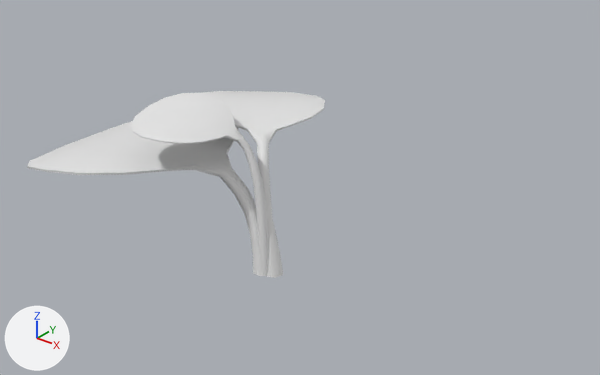
The FBX model Assets/Models/foliage/plants.fbx: old version first, new version second.
The view is the same before and after, from a 50 mm camera at (5.94, -6.61, 4.92) aimed at (-0.01, 0.83, 0.31). Every picture has the same lights, and +X, +Y and +Z are marked at lower left.
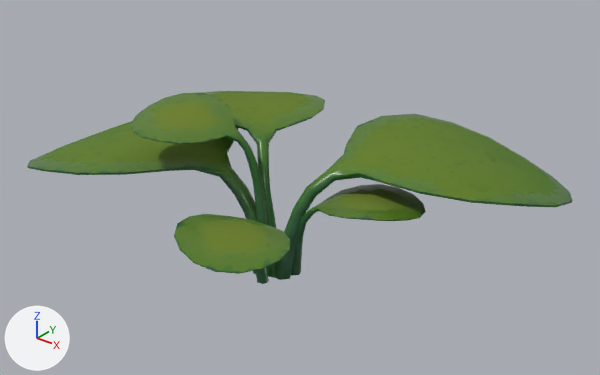
Pixel boxes (x1, y1, x2, y2) of what changed, in the pictures (600 x 375 px):
'Cube.002', surface changed, reshaped (white to green, 83% wider): before (27, 91, 325, 278); after (27, 91, 573, 284)
part 1 of me_cube_002, added (green): after (275, 114, 573, 280)
part 2 of me_cube_002, added (green): after (174, 214, 290, 284)
part 3 of me_cube_002, added (green): after (291, 184, 426, 276)

Edits to the bpy script that builds the scene:
```text
Add img_plants1_material_normal_png:
    img_plants1_material_normal_png = load_image('plants1_Material_Normal.png', 'planttextures/plants1_Material_Normal.png', 2048, 2048, 'Non-Color')
Add img_plants1_material_metallic_png:
    img_plants1_material_metallic_png = load_image('plants1_Material_Metallic.png', 'planttextures/plants1_Material_Metallic.png', 2048, 2048, 'Non-Color')
Add img_plants1_material_roughness_png:
    img_plants1_material_roughness_png = load_image('plants1_Material_Roughness.png', 'planttextures/plants1_Material_Roughness.png', 2048, 2048, 'Non-Color')
Add img_plants1_material_basecolor_png:
    img_plants1_material_basecolor_png = load_image('plants1_Material_BaseColor.png', 'planttextures/plants1_Material_BaseColor.png', 2048, 2048, 'sRGB')
Change mat_material:
    remove # nodes: BsdfPrincipled, OutputMaterial
    nodes: BsdfPrincipled, NormalMap, OutputMaterial, TexImage x4
    uses the picture img_plants1_material_basecolor_png
    uses the picture img_plants1_material_metallic_png
    uses the picture img_plants1_material_normal_png
    uses the picture img_plants1_material_roughness_png
Change me_cube_002:
    used by ob_cube_002; location = (0.0, 0.0, 0.0)
    remove me_cube_002.from_pydata(...)  # 378 vertices, 366 faces; spans x -3.48..0.35, y -1.41..2.04, z -0.48..1.5
    add me_cube_002.from_pydata(...)  # 732 vertices, 708 faces; spans x -3.48..3.03, y -1.67..3.23, z -0.48..1.5
    me_cube_002 part 1: a new loose piece of 122 vertices spanning x 0.22..3.03, y -0.06..3.23, z -0.48..1.0, in mat_material
    me_cube_002 part 2: a new loose piece of 116 vertices spanning x -0.01..1.21, y -1.67..-0.12, z -0.47..0.72, in mat_material
    me_cube_002 part 3: a new loose piece of 116 vertices spanning x 0.34..1.89, y -0.07..1.15, z -0.47..0.72, in mat_material
```
